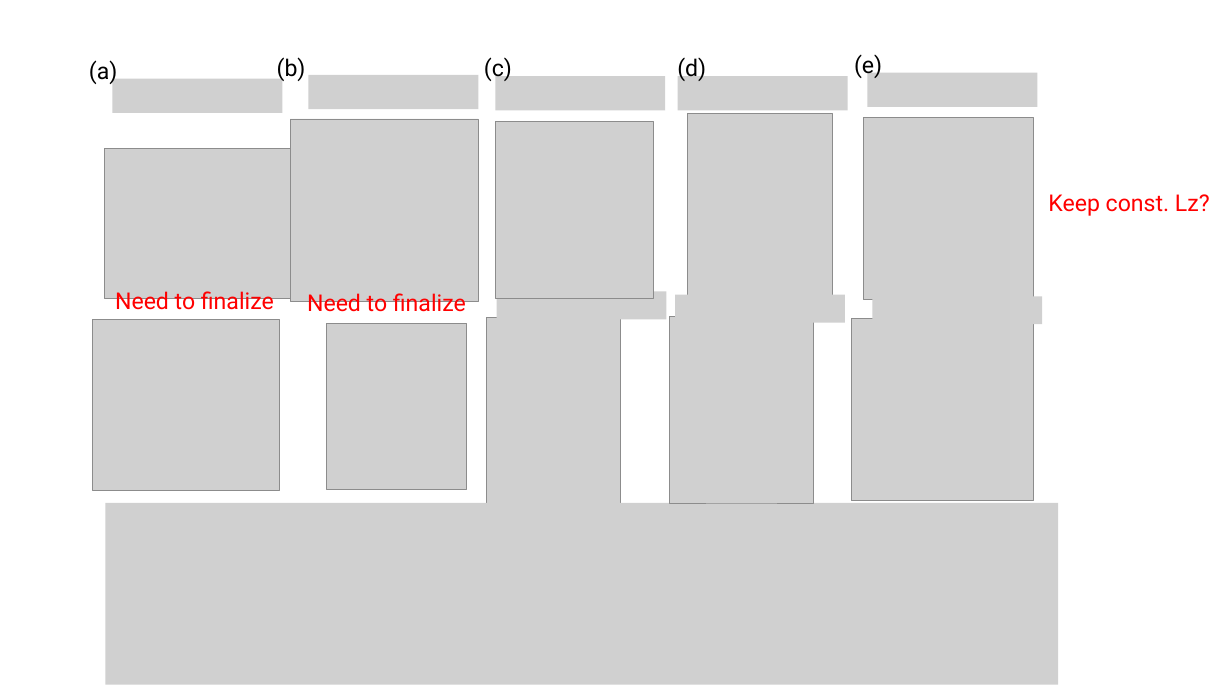
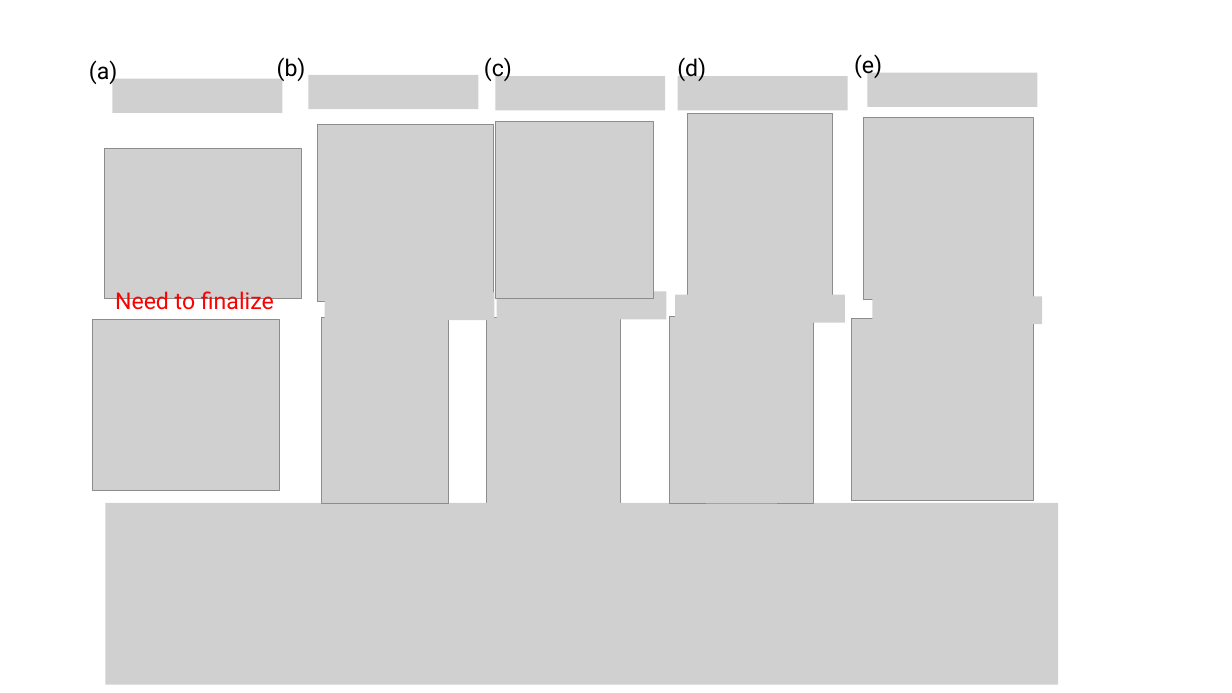
Before and after one commit to tyokokur/presentations, a slide deck: slide 5 of SYSG3_paper.pptx. Drawn at 1232x693 pixels with LibreOffice and Linux fonts; fonts in the diff are those of the drawing; grey boxes stand for pictures. Boxes give left, top, right and bottom in pixels: in the first picture for what was removed or moved away, otherwise in the second. Text is boxed around its words. In the diff, an @@ line names an element or a change of style, - is before the commit and + after.

```diff
--- a/SYSG3_paper.pptx
+++ b/SYSG3_paper.pptx
@@ picture: place and size @@
-picture at [290,119,478,302]
+picture at [318,124,494,301]
@@ text removed at [1048,194,1210,216] @@
-Keep const. Lz?
@@ text removed at [307,290,466,316] @@
-Need to finalize
@@ picture added at [324,292,494,320] @@
@@ picture at [322,317,449,504]: rotation 270 to 0 degrees @@
```
Also in this commit, not shown: 2 other slides changed.
